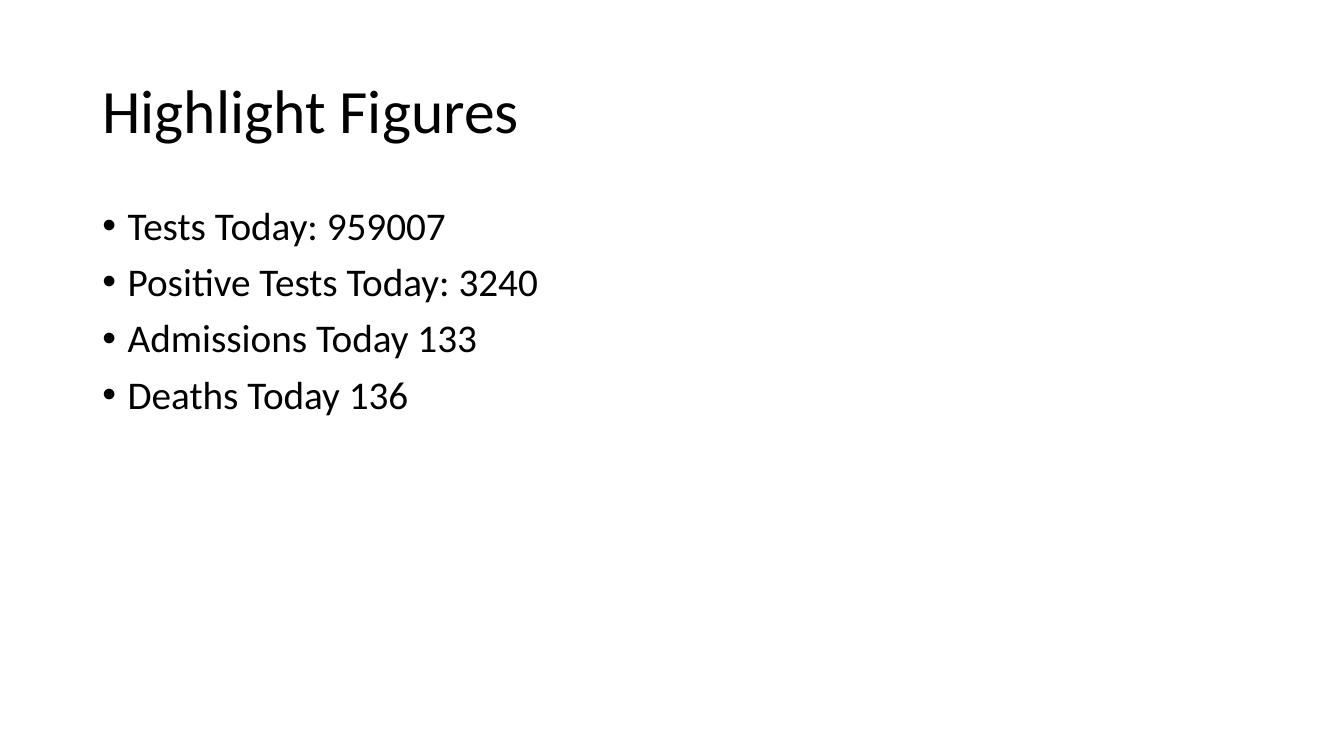
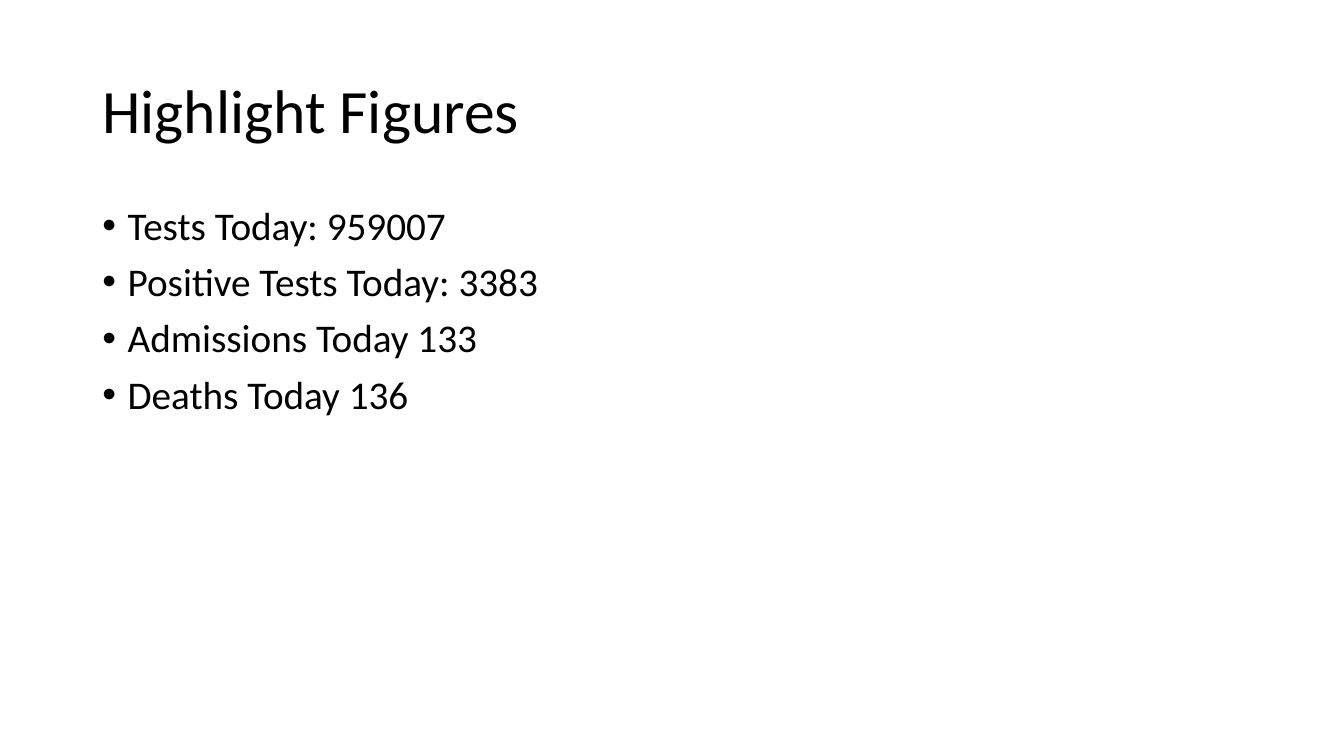
Before and after one commit to evolvedlight/uk_covid_slides, a slide deck: slide 2 of CovidData.pptx. Drawn at 1344x756 pixels with LibreOffice and Linux fonts; fonts in the diff are those of the drawing. Boxes give left, top, right and bottom in pixels: in the first picture for what was removed or moved away, otherwise in the second. Text is boxed around its words. In the diff, an @@ line names an element or a change of style, - is before the commit and + after.

Commit message:
Add updated figures

```diff
--- a/CovidData.pptx
+++ b/CovidData.pptx
@@ text at [128, 268, 538, 303]: text changed @@
-• Positive Tests Today: 3240
+• Positive Tests Today: 3383
```
